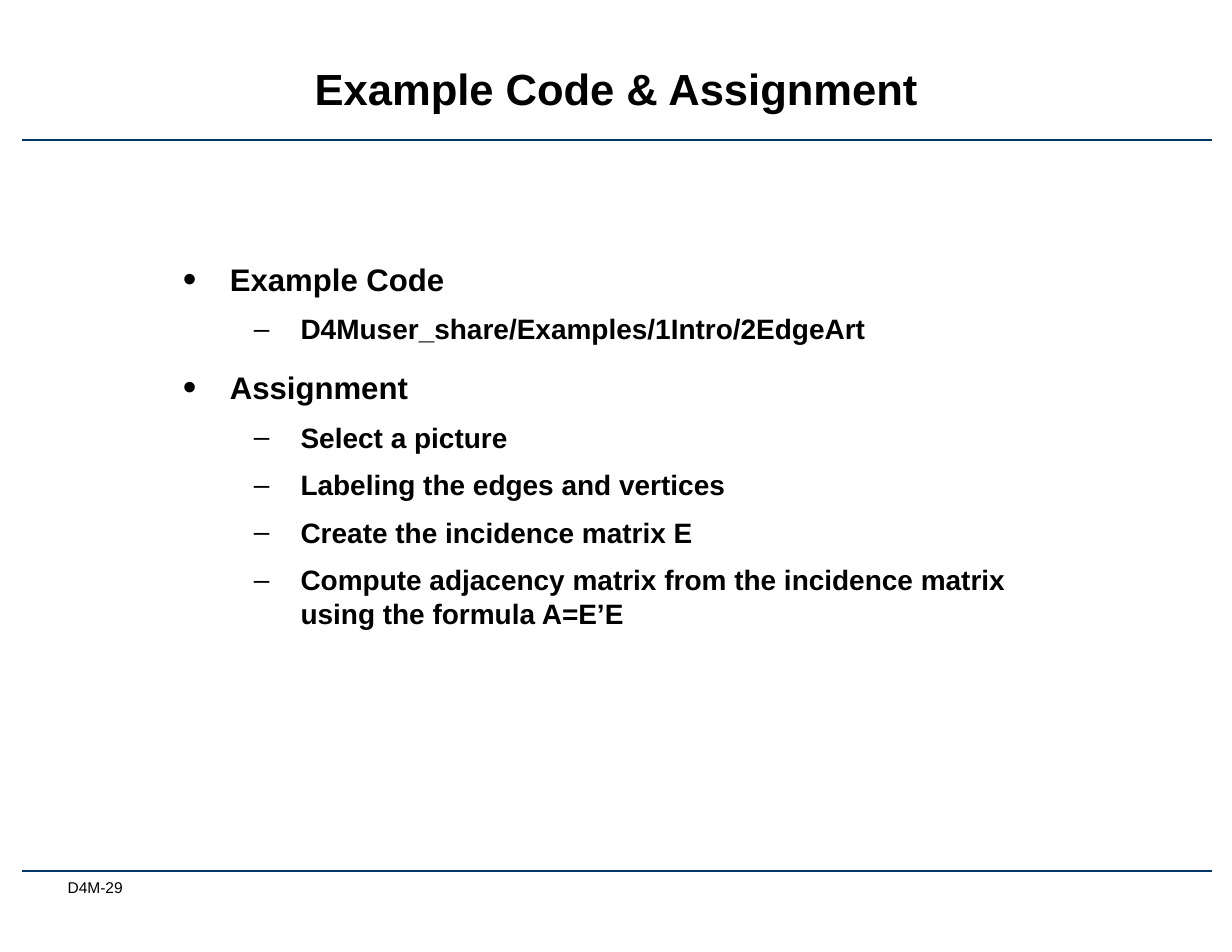
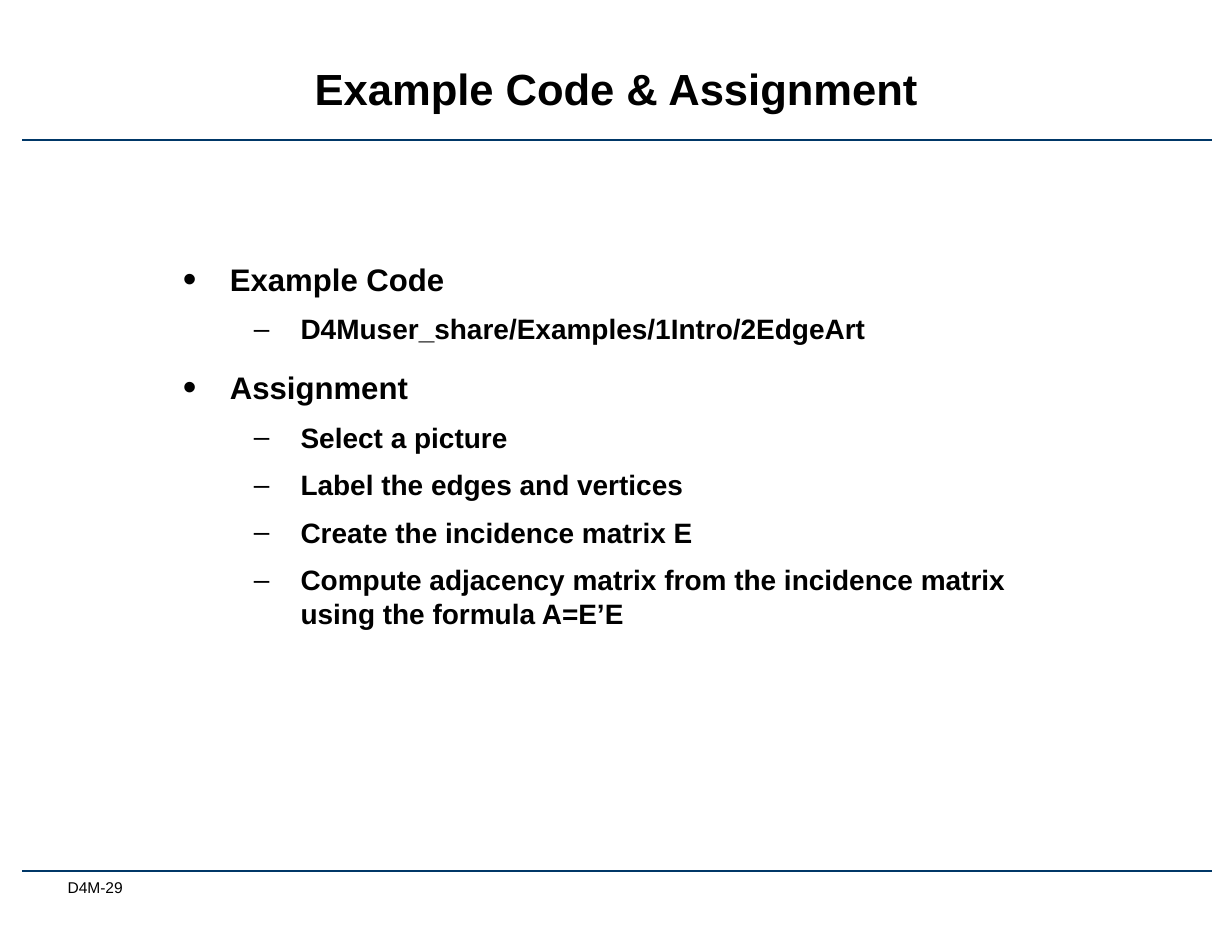
Before and after one commit to Accla/d4m, a slide deck: slide 29 of docs/Lec01-AssocArrays.pptx. Drawn at 1232x952 pixels with LibreOffice and Linux fonts; fonts in the diff are those of the drawing; background and template pictures are left out. Boxes give left, top, right and bottom in pixels: in the first picture for what was removed or moved away, otherwise in the second. Text is boxed around its words. In the diff, an @@ line names an element or a change of style, - is before the commit and + after.

Commit message:
fixed some typos

```diff
--- a/docs/Lec01-AssocArrays.pptx
+++ b/docs/Lec01-AssocArrays.pptx
@@ text at bbox=[301, 474, 683, 500]: text changed @@
-  – Labeling the edges and vertices
+  – Label the edges and vertices
```
Also in this commit, not shown: 2 other slides changed.
